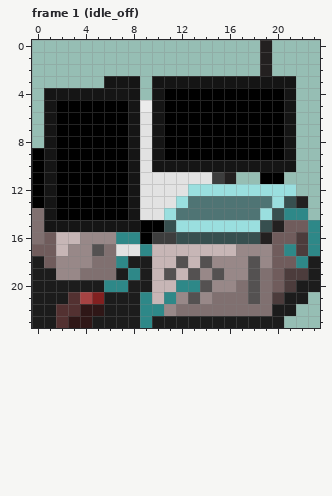
Edited in one commit: pixel-art file (Assets/Resources/spritesheets/environments/sector_2/computer.aseprite). The picture above was drawn from the file before the commit.
24x24 pixels, 42 frames. Colours within 5 levels of each other are drawn and written as one. Shown: frame 1 (idle_off). The commit also changed other frames, which this record leaves out.
The result:
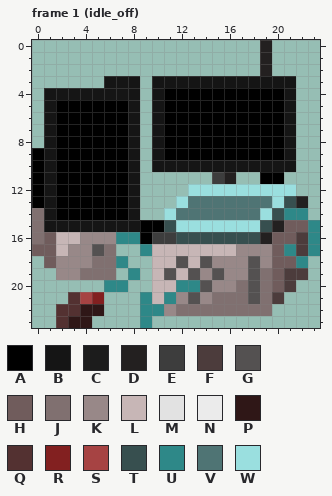
Palette (. is transparent): A #000000  B #151515  C #1c1c1c  D #232020  E #3d3d3d  F #4c3c3c  G #545151  H #705c5c  J #807070  K #988888  L #c7b6b6  M #e2e2e2  N #ebebeb  P #2f1717  Q #533131  R #822020  S #a64343  T #374f4f  U #2e8888  V #4f7474  W #9adfdf
Difference:
layer "tapis" now hidden
--- frame 1 (idle_off)
@@ x 0..23 @@
  4 .BBBBBBBB.BAAAAAAAAAAB..
- 5 .BAAAAAABNBAAAAAAAAAAB..
- 6 .BAAAAAABMBAAAAAAAAAAB..
- 7 .BAAAAAABMBAAAAAAAAAAB..
- 8 .BAAAAAABMBAAAAAAAAAAB..
- 9 ABAAAAAABMBAAAAAAAAAAB..
-10 ABAAAAAABMBBBBBBBBBBBB..
-11 ABAAAAAABMMMMMMED..AA...
-12 ABAAAAAABMMMMWWWWWWWWW..
-13 ABAAAAAABMMMWVVVVVVVWTD.
-14 JBAAAAAABMMWVVVVVVVWTUU.
+ 5 .BAAAAAAB.BAAAAAAAAAAB..
+ 6 .BAAAAAAB.BAAAAAAAAAAB..
+ 7 .BAAAAAAB.BAAAAAAAAAAB..
+ 8 .BAAAAAAB.BAAAAAAAAAAB..
+ 9 ABAAAAAAB.BAAAAAAAAAAB..
+10 ABAAAAAAB.BBBBBBBBBBBB..
+11 ABAAAAAAB......ED..AA...
+12 ABAAAAAAB....WWWWWWWWW..
+13 ABAAAAAAB...WVVVVVVVWTD.
+14 JBAAAAAAB..WVVVVVVVWTUU.
 15 JBBBBBBBBAATWWWWWWWTDHHU
 16 JHLLKKKUUAEETTTTTTTDHHFU
-17 HHLKKGJMMULLLLLLLKKKHUFU
-18 CHKKKJJUCCLLGLGKKKGKHHUC
-19 CCKKJJJCUCLGLGKGKKGJHFFC
-20 CCCCCCUUCCLLUUGKKJGJHFCC
-21 CCCQSRCCCULUKGKJJJGJFCC.
-22 CCQQPPCCCUUKJJJJJJJJCC..
-23 CCQPPCCCCUCCCCCCCCCCC...
+17 HHLKKGJ..ULLLLLLLKKKHUFU
+18 .HKKKJJU..LLGLGKKKGKHHU.
+19 ..KKJJJ.U.LGLGKGKKGJHFF.
+20 ......UU..LLUUGKKJGJHF..
+21 ...QSR...ULUKGKJJJGJF...
+22 ..QQPP...UUKJJJJJJJJ....
+23 ..QPP....U..............
